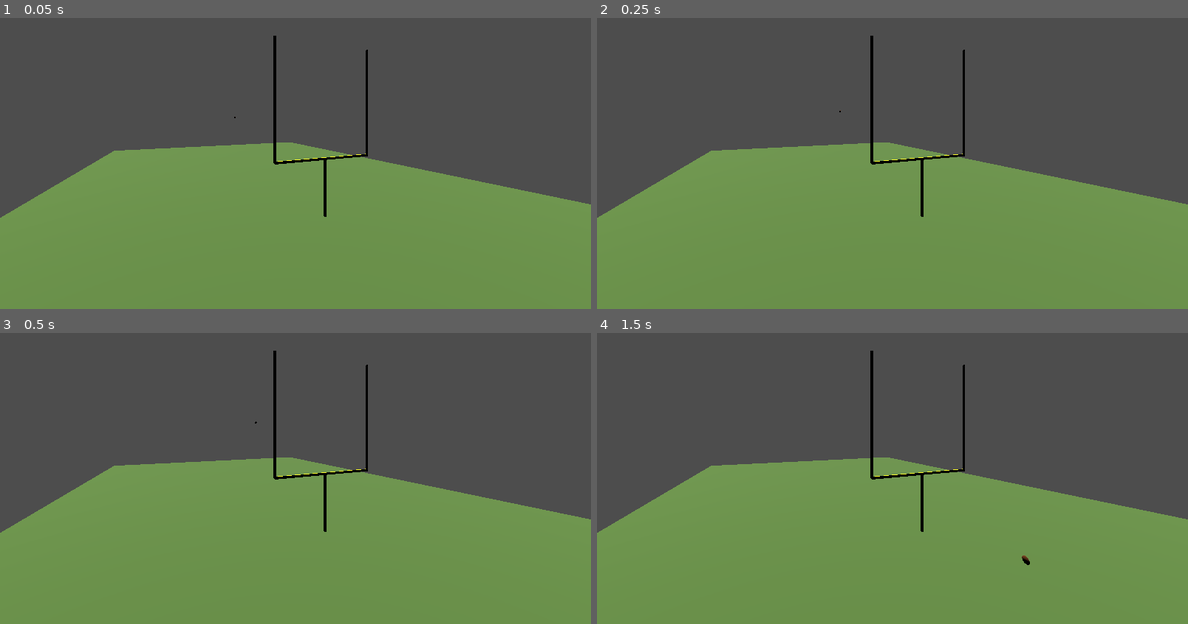
Above: before the commit, frames 1-4 (two rows, left to right).
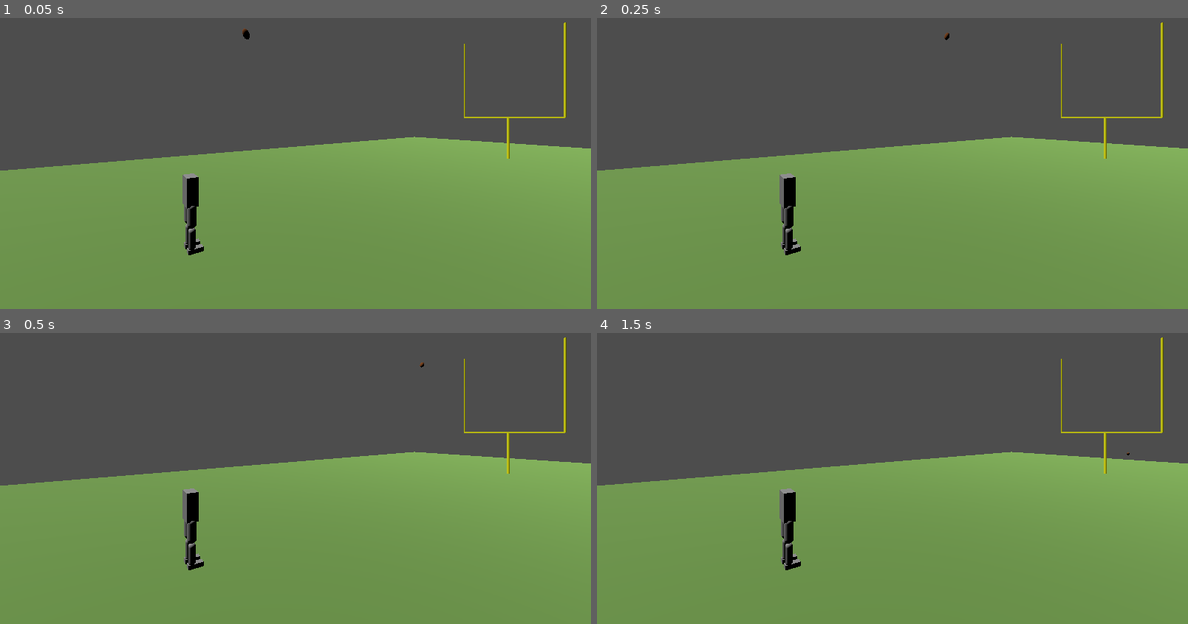
Above: after the commit, the same moments.

Repository: Edryst/field-goal-ai
Game: Godot game, scene res://Scenes/main.tscn
Same seed, same stepped clock (60 frames per second), same inputs: the game is played once before the commit and once after it. The project has no main scene, so this scene is started directly.
Inputs:
- Up to frame 1 (0.05 s): no input
- Up to frame 2 (0.25 s): no input
- Up to frame 3 (0.5 s): no input
- Up to frame 4 (1.5 s): tap Enter at 0.5 s; tap Space at 1.25 s

The runs differ from the first frame. In frame 1, 9.2% of the frame differs, in the area x 0-100%, y 1-82%; in frame 2, 9.2%; in frame 3, 9.2%; in frame 4, 9.2%.

Commit message:
Add articulated kicker legs and joints
Added left and right thigh, shin and foot rigid bodies with controllable hip, knee and ankle hinge joints.

Diff:
--- /dev/null
+++ b/godot/Scenes/garry.tscn
@@ -0,0 +1,157 @@
+[gd_scene format=3 uid="uid://dxpo8ueqbdb8u"]
+
+[sub_resource type="BoxMesh" id="BoxMesh_tkfer"]
+size = Vector3(0.45, 0.65, 0.25)
+
+[sub_resource type="BoxShape3D" id="BoxShape3D_tkfer"]
+size = Vector3(0.45, 0.65, 0.25)
+
+[sub_resource type="CapsuleMesh" id="CapsuleMesh_tkfer"]
+radius = 0.1
+height = 0.55
+
+[sub_resource type="CapsuleShape3D" id="CapsuleShape3D_g5wkh"]
+radius = 0.1
+height = 0.55
+
+[sub_resource type="CapsuleMesh" id="CapsuleMesh_g5wkh"]
+radius = 0.08
+height = 0.5
+
+[sub_resource type="CapsuleShape3D" id="CapsuleShape3D_vxolb"]
+radius = 0.08
+height = 0.5
+
+[sub_resource type="BoxMesh" id="BoxMesh_g5wkh"]
+size = Vector3(0.16, 0.1, 0.32)
+
+[sub_resource type="BoxShape3D" id="BoxShape3D_vxolb"]
+size = Vector3(0.16, 0.1, 0.32)
+
+[node name="Garry" type="Node3D" unique_id=1924829701]
+
+[node name="Torso" type="StaticBody3D" parent="." unique_id=1537864415]
+transform = Transform3D(1, 0, 0, 0, 1, 0, 0, 0, 1, 0, 1.35, 0)
+
+[node name="TorsoMesh" type="MeshInstance3D" parent="Torso" unique_id=1056658971]
+mesh = SubResource("BoxMesh_tkfer")
+
+[node name="CollisionShape3D" type="CollisionShape3D" parent="Torso" unique_id=8212628]
+shape = SubResource("BoxShape3D_tkfer")
+
+[node name="LeftLeg" type="Node3D" parent="." unique_id=1833111469]
+
+[node name="LeftThigh" type="RigidBody3D" parent="LeftLeg" unique_id=1401778532]
+transform = Transform3D(1, 0, 0, 0, 1, 0, 0, 0, 1, -0.15, 0.82, 0)
+
+[node name="LeftThighMesh" type="MeshInstance3D" parent="LeftLeg/LeftThigh" unique_id=267006665]
+mesh = SubResource("CapsuleMesh_tkfer")
+
+[node name="LeftThighCollision" type="CollisionShape3D" parent="LeftLeg/LeftThigh" unique_id=348785471]
+shape = SubResource("CapsuleShape3D_g5wkh")
+
+[node name="LeftShin" type="RigidBody3D" parent="LeftLeg" unique_id=1274914178]
+transform = Transform3D(1, 0, 0, 0, 1, 0, 0, 0, 1, -0.15, 0.3, 0)
+
+[node name="LeftShinMesh" type="MeshInstance3D" parent="LeftLeg/LeftShin" unique_id=2060926788]
+mesh = SubResource("CapsuleMesh_g5wkh")
+
+[node name="LeftShinCollision" type="CollisionShape3D" parent="LeftLeg/LeftShin" unique_id=1624559253]
+shape = SubResource("CapsuleShape3D_vxolb")
+
+[node name="LeftFoot" type="RigidBody3D" parent="LeftLeg" unique_id=1660094495]
+transform = Transform3D(1, 0, 0, 0, 1, 0, 0, 0, 1, -0.15, 0.05, -0.07)
+
+[node name="LeftFootMesh" type="MeshInstance3D" parent="LeftLeg/LeftFoot" unique_id=1658428482]
+mesh = SubResource("BoxMesh_g5wkh")
+
+[node name="LeftFootCollision" type="CollisionShape3D" parent="LeftLeg/LeftFoot" unique_id=666095689]
+shape = SubResource("BoxShape3D_vxolb")
+
+[node name="LeftHipJoint" type="HingeJoint3D" parent="LeftLeg" unique_id=1555176023]
+transform = Transform3D(-4.371139e-08, 0, 1, 0, 1, 0, -1, 0, -4.371139e-08, -0.15, 1.05, 0)
+node_a = NodePath("../../Torso")
+node_b = NodePath("../LeftThigh")
+angular_limit/upper = 0.7853982
+angular_limit/lower = -0.7853982
+motor/target_velocity = 0.0
+motor/max_impulse = 5.0
+
+[node name="LeftKneeJoint" type="HingeJoint3D" parent="LeftLeg" unique_id=1050607777]
+transform = Transform3D(-4.371139e-08, 0, 1, 0, 1, 0, -1, 0, -4.371139e-08, -0.15, 0.55, 0)
+node_a = NodePath("../LeftThigh")
+node_b = NodePath("../LeftShin")
+angular_limit/enable = true
+angular_limit/upper = 2.0943952
+angular_limit/lower = -0.17453292
+motor/target_velocity = 0.0
+motor/max_impulse = 5.0
+
+[node name="LeftAnkleJoint" type="HingeJoint3D" parent="LeftLeg" unique_id=327269002]
+transform = Transform3D(-4.371139e-08, 0, 1, 0, 1, 0, -1, 0, -4.371139e-08, -0.15, 0, 0)
+node_a = NodePath("../LeftShin")
+node_b = NodePath("../LeftFoot")
+angular_limit/enable = true
+angular_limit/upper = 0.5235988
+angular_limit/lower = -0.5235988
+motor/target_velocity = 0.0
+motor/max_impulse = 5.0
+
+[node name="RightLeg" type="Node3D" parent="." unique_id=797088160]
+
+[node name="RightThigh" type="RigidBody3D" parent="RightLeg" unique_id=1434577544]
+transform = Transform3D(1, 0, 0, 0, 1, 0, 0, 0, 1, 0.15, 0.82, 0)
+
+[node name="RightThighMesh" type="MeshInstance3D" parent="RightLeg/RightThigh" unique_id=903436416]
+mesh = SubResource("CapsuleMesh_tkfer")
+
+[node name="RightThighCollision" type="CollisionShape3D" parent="RightLeg/RightThigh" unique_id=1512748375]
+shape = SubResource("CapsuleShape3D_g5wkh")
+
+[node name="RightShin" type="RigidBody3D" parent="RightLeg" unique_id=741689782]
+transform = Transform3D(1, 0, 0, 0, 1, 0, 0, 0, 1, 0.15, 0.3, 0)
+
+[node name="RightShinMesh" type="MeshInstance3D" parent="RightLeg/RightShin" unique_id=526346384]
+mesh = SubResource("CapsuleMesh_g5wkh")
+
+[node name="RightShinCollision" type="CollisionShape3D" parent="RightLeg/RightShin" unique_id=2040320009]
+shape = SubResource("CapsuleShape3D_vxolb")
+
+[node name="RightFoot" type="RigidBody3D" parent="RightLeg" unique_id=308782544]
+transform = Transform3D(1, 0, 0, 0, 1, 0, 0, 0, 1, 0.15, 0.05, -0.07)
+
+[node name="RightFootMesh" type="MeshInstance3D" parent="RightLeg/RightFoot" unique_id=588271969]
+mesh = SubResource("BoxMesh_g5wkh")
+
+[node name="RightFootCollision" type="CollisionShape3D" parent="RightLeg/RightFoot" unique_id=176382946]
+shape = SubResource("BoxShape3D_vxolb")
+
+[node name="RightHipJoint" type="HingeJoint3D" parent="RightLeg" unique_id=1126881535]
+transform = Transform3D(-4.371139e-08, 0, 1, 0, 1, 0, -1, 0, -4.371139e-08, 0.15, 1.05, 0)
+node_a = NodePath("../../Torso")
+node_b = NodePath("../RightThigh")
+angular_limit/enable = true
+angular_limit/upper = 0.7853982
+angular_limit/lower = -0.7853982
+motor/target_velocity = 0.0
+motor/max_impulse = 5.0
+
+[node name="RightKneeJoint" type="HingeJoint3D" parent="RightLeg" unique_id=266298046]
+transform = Transform3D(-4.371139e-08, 0, 1, 0, 1, 0, -1, 0, -4.371139e-08, 0.15, 0.55, 0)
+node_a = NodePath("../RightThigh")
+node_b = NodePath("../RightShin")
+angular_limit/enable = true
+angular_limit/upper = 2.0943952
+angular_limit/lower = -0.17453292
+motor/target_velocity = 0.0
+motor/max_impulse = 5.0
+
+[node name="RightAnkleJoint" type="HingeJoint3D" parent="RightLeg" unique_id=1231547786]
+transform = Transform3D(-4.371139e-08, 0, 1, 0, 1, 0, -1, 0, -4.371139e-08, 0, 0, 0)
+node_a = NodePath("../RightShin")
+node_b = NodePath("../RightFoot")
+angular_limit/enable = true
+angular_limit/upper = 0.5235988
+angular_limit/lower = -0.5235988
+motor/target_velocity = 0.0
+motor/max_impulse = 5.0
--- a/godot/Scenes/main.tscn
+++ b/godot/Scenes/main.tscn
@@ -2,6 +2,7 @@
 
 [ext_resource type="PackedScene" uid="uid://bkgrt6d2p2vrm" path="res://Scenes/football.tscn" id="1_jjgbg"]
 [ext_resource type="Script" uid="uid://cii3ynrbkkksr" path="res://Scripts/goal_detector.gd" id="2_bo1nx"]
+[ext_resource type="PackedScene" uid="uid://dxpo8ueqbdb8u" path="res://Scenes/garry.tscn" id="3_8gbba"]
 
 [sub_resource type="StandardMaterial3D" id="StandardMaterial3D_7u77a"]
 albedo_color = Color(0.41960785, 0.58431375, 0.2784314, 1)
@@ -130,6 +131,9 @@
 transform = Transform3D(1, 0, 0, 0, 1, 0, 0, 0, 1, 0, 13.05, 0)
 shape = SubResource("BoxShape3D_fdnlq")
 
+[node name="Garry" parent="." unique_id=1924829701 instance=ExtResource("3_8gbba")]
+transform = Transform3D(1, 0, 0, 0, 1, 0, 0, 0, 1, 0, 0, 0.7)
+
 [node name="DirectionalLight3D" type="DirectionalLight3D" parent="." unique_id=985061350]
 transform = Transform3D(0.8660254, 0.43301272, -0.24999999, 0, 0.49999997, 0.86602545, 0.5, -0.75, 0.43301266, 0, 0, 0)
 
@@ -141,4 +145,3 @@
 
 [node name="CameraBehind" type="Camera3D" parent="." unique_id=1986224578]
 transform = Transform3D(-0.8948564, 0, 0.4463541, 0, 1, 0, -0.4463541, 0, -0.8948564, 7.2, 5.15, -32)
-current = true
